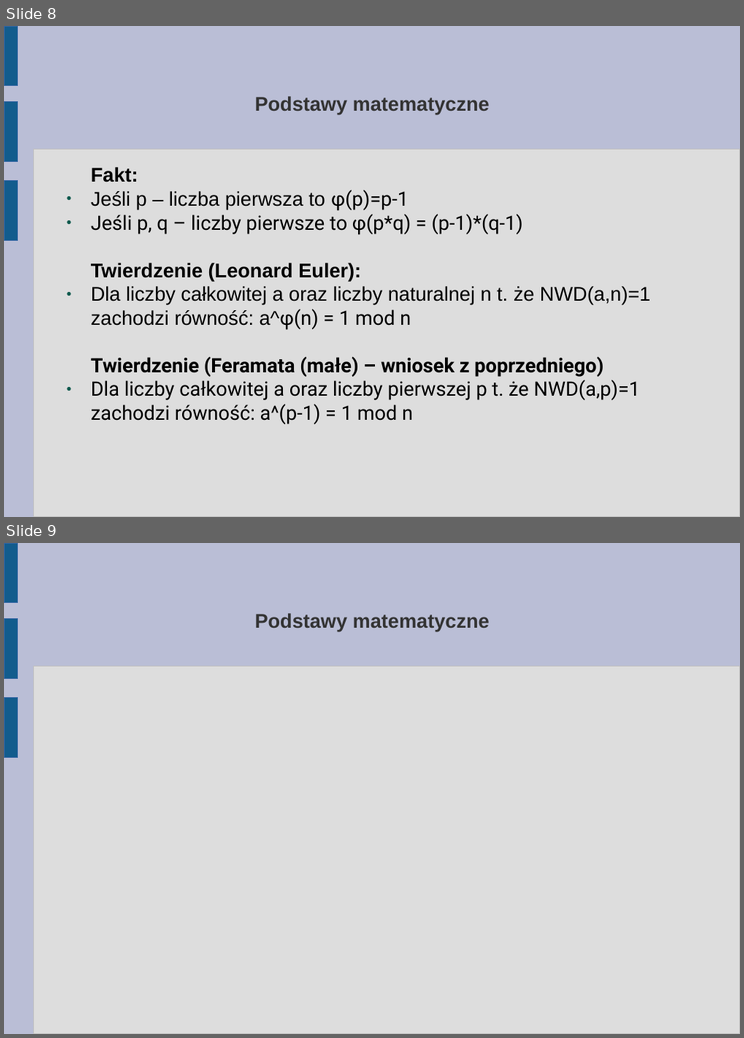
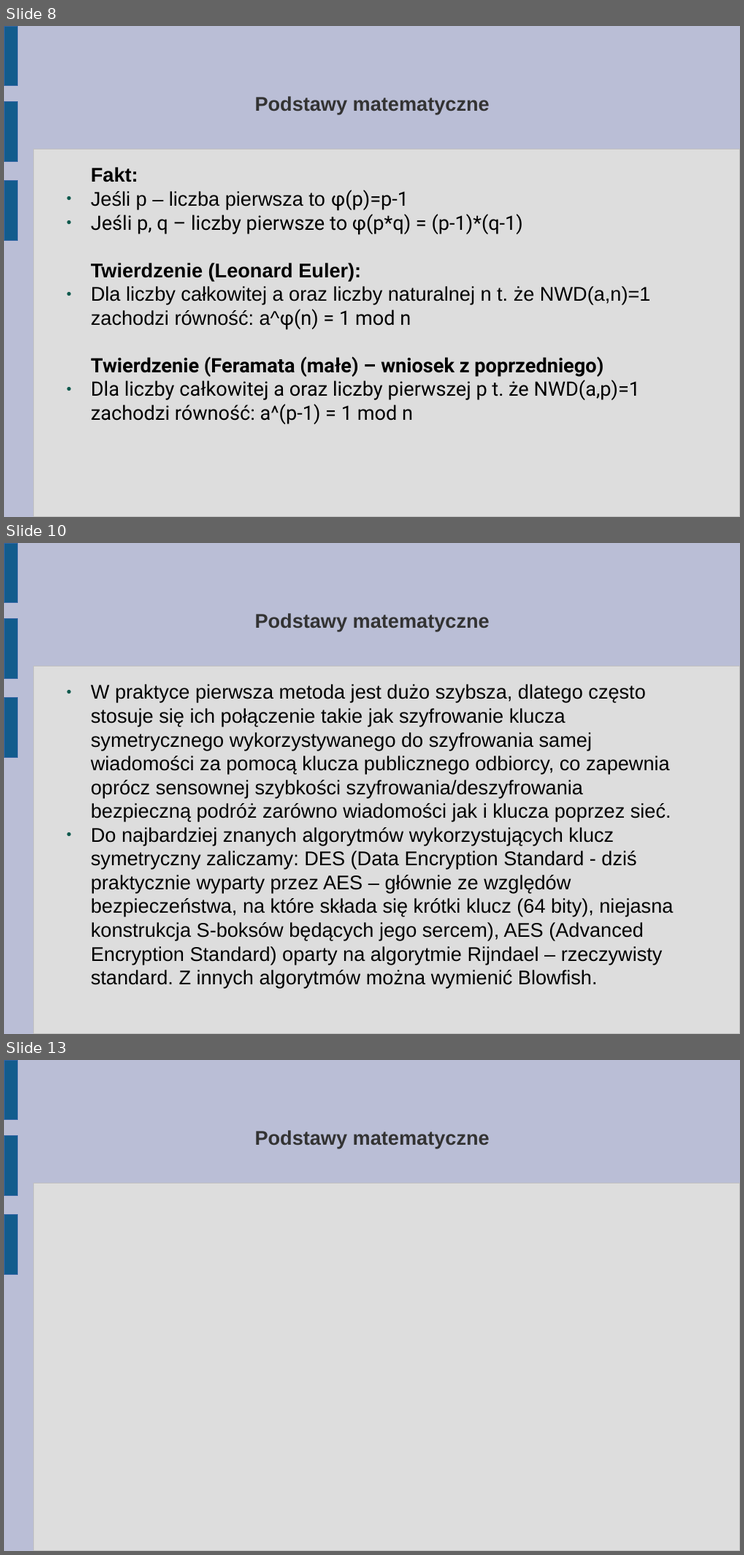
Before and after one commit to abhay123lp/internetvotingsystem, a slide deck: Tutorial/3. Troche matematyki (dla zainteresowanych).odp. Shown one above the other, each under a label of ours: slides 8 and 9 before the commit, slides 8, 10 and 13 after it; the slides between them are not shown. The pictures are 744x1038 and 744x1555 pixels, drawn with LibreOffice and Linux fonts; fonts in the diff are those of the drawing. Boxes give left, top, right and bottom in pixels: in the first picture for what was removed or moved away, otherwise in the second. Text is boxed around its words. In the diff, an @@ line names an element or a change of style, - is before the commit and + after.

Commit message:
Kryptografia z kluczem symetrycznym - dodana

```diff
--- a/Tutorial/3. Troche matematyki (dla zainteresowanych).odp
+++ b/Tutorial/3. Troche matematyki (dla zainteresowanych).odp
@@ slide 10 added at (4, 543, 740, 1034), background #BABED6; not listed: 4 template elements that a slide beside it also shows @@
@@ title added at (255, 613, 489, 631), 20.6 pt, text #333333, bold @@
+Podstawy matematyczne
@@ text added at (91, 684, 673, 988), 20.6 pt, text #000000 @@
+● W praktyce pierwsza metoda jest dużo szybsza, dlatego często stosuje się ich połączenie takie jak szyfrowanie klucza symetrycznego wykorzystywanego do szyfrowania samej wiadomości za pomocą klucza publicznego odbiorcy, co zapewnia oprócz sensownej szybkości szyfrowania/deszyfrowania bezpieczną podróż zarówno wiadomości jak i klucza poprzez sieć.
+● Do najbardziej znanych algorytmów wykorzystujących klucz symetryczny zaliczamy: DES (Data Encryption Standard - dziś praktycznie wyparty przez AES – głównie ze względów bezpieczeństwa, na które składa się krótki klucz (64 bity), niejasna konstrukcja S-boksów będących jego sercem), AES (Advanced Encryption Standard) oparty na algorytmie Rijndael – rzeczywisty standard. Z innych algorytmów można wymienić Blowfish.
@@ what was slide 9 is now slide 13 @@
```
Also in this commit, not shown: 3 other slides added.
